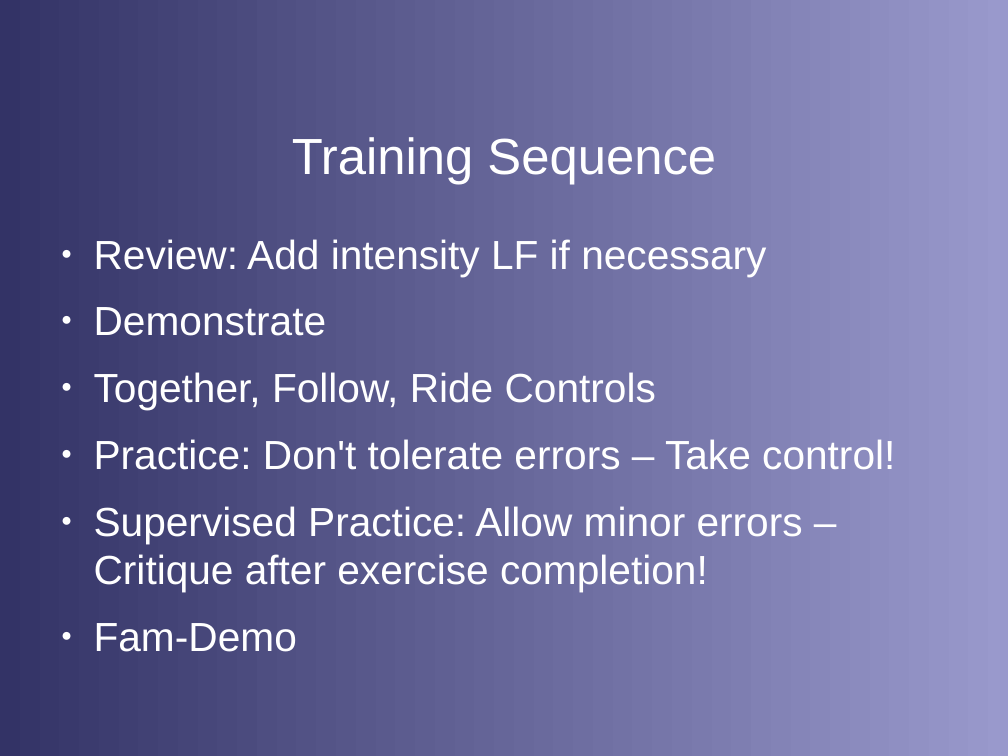
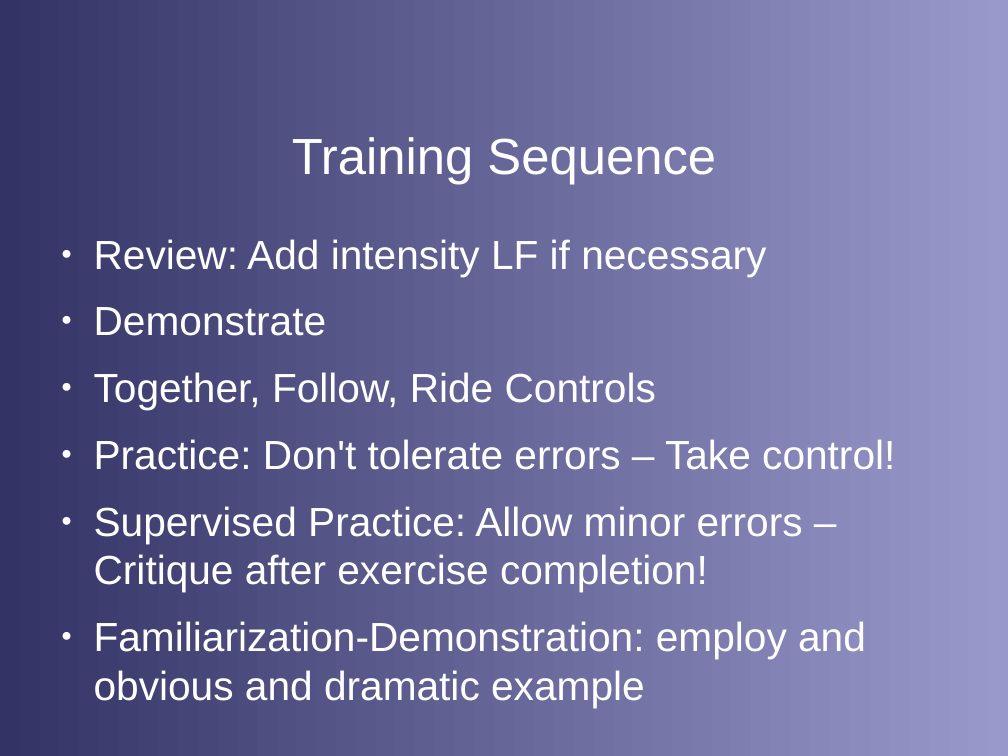
Before and after one commit to stephanheinemann/flight, a slide deck: slide 3 of FI/Introduction/IntroQuestions.odp. Drawn at 1008x756 pixels with LibreOffice and Linux fonts; fonts in the diff are those of the drawing; background and template pictures are left out. Boxes give left, top, right and bottom in pixels: in the first picture for what was removed or moved away, otherwise in the second. Text is boxed around its words. In the diff, an @@ line names an element or a change of style, - is before the commit and + after.

```diff
--- a/FI/Introduction/IntroQuestions.odp
+++ b/FI/Introduction/IntroQuestions.odp
@@ text at [94,621,866,708]: text changed @@
-● Fam-Demo
+● Familiarization-Demonstration: employ and obvious and dramatic example
```
Also in this commit, not shown: 1 other file.
